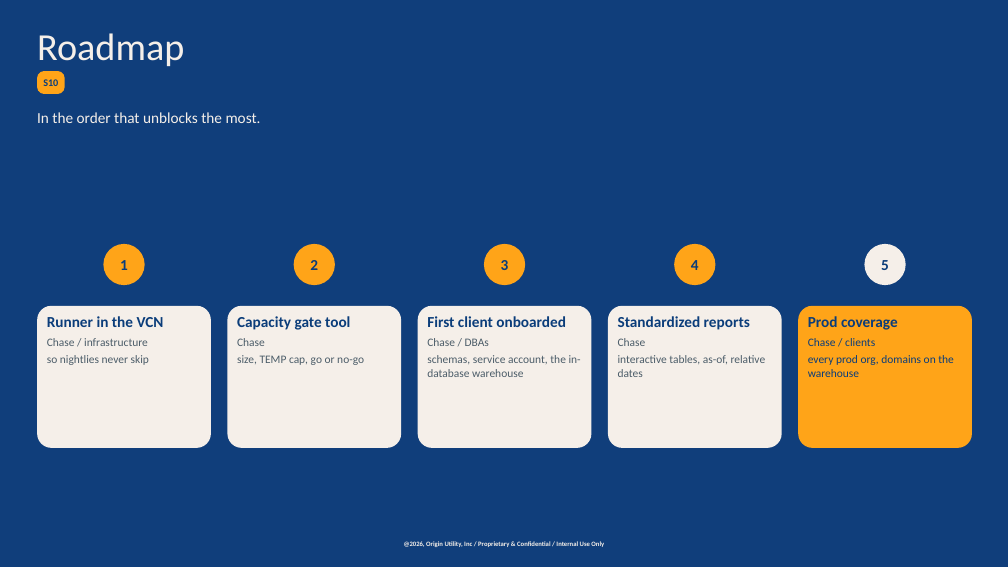
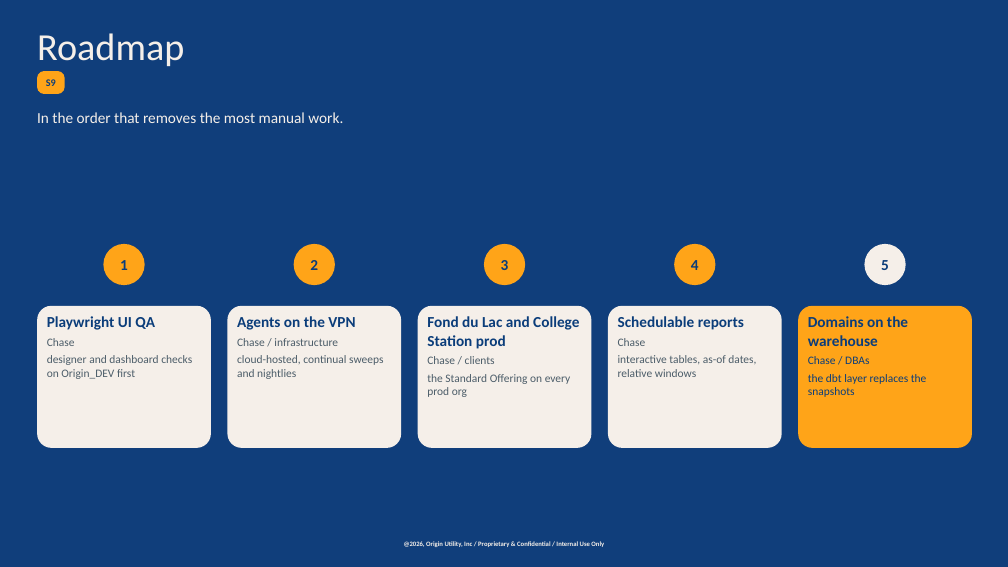
Before and after one commit to chasepowers59/OriginBA, a slide deck: slide 12 of jaspersoft/docs/OriginBA_Automated_Deployment.pptx (slide 15 before the commit). Drawn at 1008x567 pixels with LibreOffice and Linux fonts; fonts in the diff are those of the drawing; background and template pictures are left out; a plain dark background stands for a picture behind light text. Boxes give left, top, right and bottom in pixels: in the first picture for what was removed or moved away, otherwise in the second. Text is boxed around its words. In the diff, an @@ line names an element or a change of style, - is before the commit and + after.

```diff
--- a/jaspersoft/docs/OriginBA_Automated_Deployment.pptx
+++ b/jaspersoft/docs/OriginBA_Automated_Deployment.pptx
@@ text in rounded rectangle at box(46, 79, 56, 86): text changed @@
-S10
+S9
@@ text at box(37, 112, 343, 123): text changed @@
-In the order that unblocks the most.
+In the order that removes the most manual work.
@@ text in rounded rectangle at box(47, 316, 192, 379): text changed @@
-Runner in the VCN
-Chase / infrastructure
-so nightlies never skip
+Playwright UI QA
+Chase
+designer and dashboard checks on Origin_DEV first
@@ text in rounded rectangle at box(237, 316, 383, 379): text changed @@
-Capacity gate tool
-Chase
-size, TEMP cap, go or no-go
+Agents on the VPN
+Chase / infrastructure
+cloud-hosted, continual sweeps and nightlies
@@ text in rounded rectangle at box(427, 316, 579, 397): text changed @@
-First client onboarded
-Chase / DBAs
-schemas, service account, the in-database warehouse
+Fond du Lac and College Station prod
+Chase / clients
+the Standard Offering on every prod org
@@ text in rounded rectangle at box(618, 316, 744, 330): text changed @@
-Standardized reports
+Schedulable reports
@@ text in rounded rectangle at box(808, 316, 927, 397): text changed @@
-Prod coverage
-Chase / clients
-every prod org, domains on the warehouse
+Domains on the warehouse
+Chase / DBAs
+the dbt layer replaces the snapshots
@@ text in rounded rectangle at box(618, 355, 756, 377): text changed @@
-interactive tables, as-of, relative dates
+interactive tables, as-of dates, relative windows
```
Also in this commit, not shown: 6 other slides changed, 6 slides added, 9 slides removed, 2 other files.
